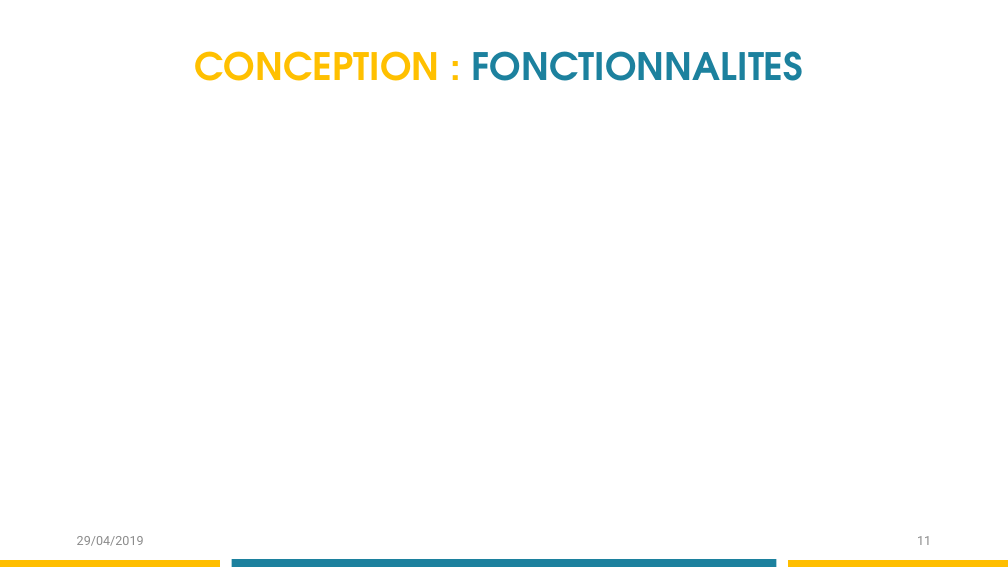
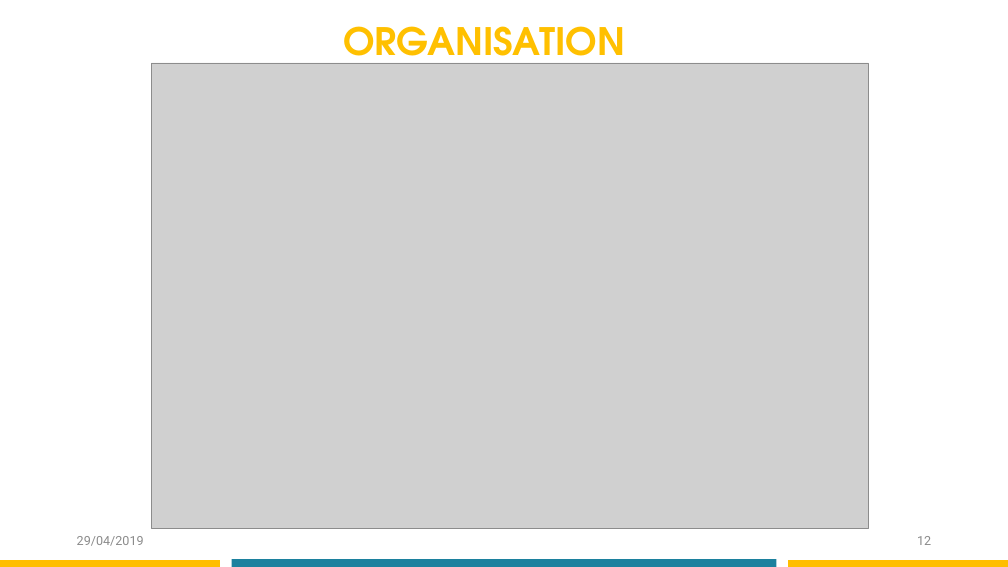
Before and after one commit to ansnoussi/conceptionGL2, a slide deck: slide 12 of Présentation Projet .pptx (slide 11 before the commit). Drawn at 1008x567 pixels with LibreOffice and Linux fonts; fonts in the diff are those of the drawing; grey boxes stand for pictures. Boxes give left, top, right and bottom in pixels: in the first picture for what was removed or moved away, otherwise in the second. Text is boxed around its words. In the diff, an @@ line names an element or a change of style, - is before the commit and + after.

```diff
--- a/Présentation Projet .pptx
+++ b/Présentation Projet .pptx
@@ text at [343, 26, 625, 71]: text changed; text colour #1C819E to #FFC000 @@
-CONCEPTION : FONCTIONNALITES
+ORGANISATION
@@ picture added at [151, 63, 869, 528] @@
@@ page number at [917, 536, 931, 545]: text changed @@
-11
+12
```
Also in this commit, not shown: 14 other slides changed, 4 slides added, 2 slides removed.
